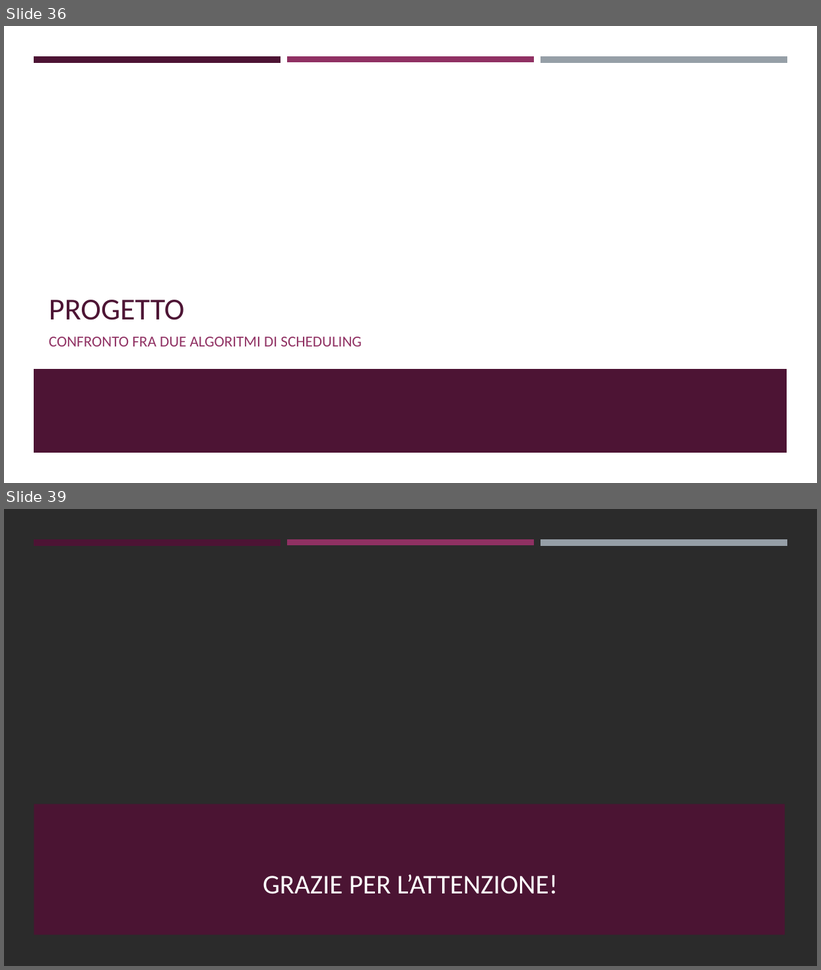
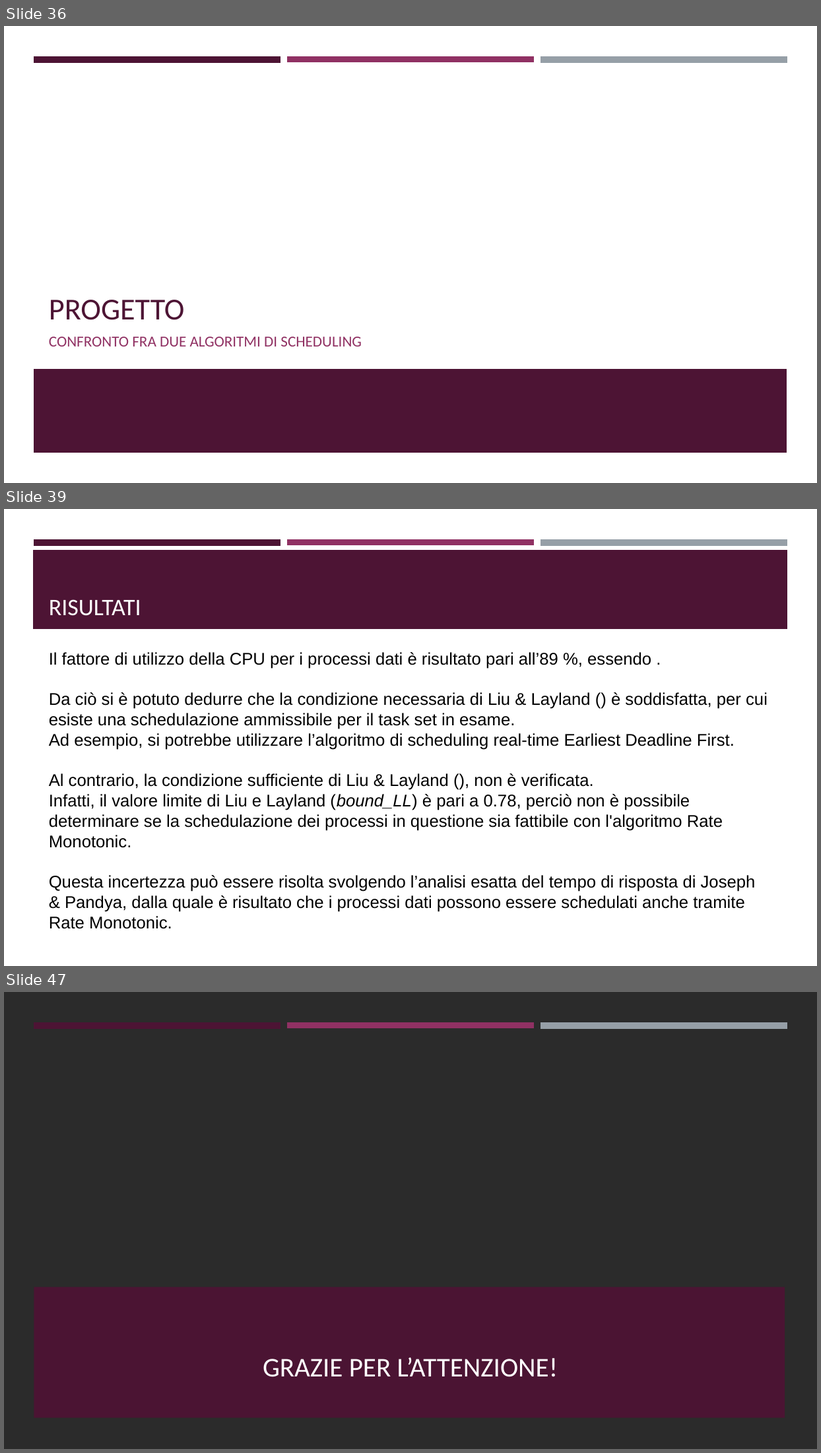
Before and after one commit to ivochan/SchedulingExercise, a slide deck: Algoritmi di scheduling real-time.odp. Shown one above the other, each under a label of ours: slides 36 and 39 before the commit, slides 36, 39 and 47 after it; the slides between them are not shown. The pictures are 821x970 and 821x1453 pixels, drawn with LibreOffice and Linux fonts; fonts in the diff are those of the drawing; background and template pictures are left out; a plain dark background stands for a picture behind light text. Boxes give left, top, right and bottom in pixels: in the first picture for what was removed or moved away, otherwise in the second. Text is boxed around its words. In the diff, an @@ line names an element or a change of style, - is before the commit and + after.

```diff
--- a/Algoritmi di scheduling real-time.odp
+++ b/Algoritmi di scheduling real-time.odp
@@ slide 39 added at [4,509,817,966], background #FFFFFF; not listed: 3 template elements that a slide beside it also shows @@
@@ freeform shape added at [33,550,788,629], fill #4D1434 @@
@@ title added at [49,599,141,616], 28 pt, text #FFFFFF @@
+RISULTATI
@@ text added at [49,652,768,929], 20 pt, text #000000 @@
+Il fattore di utilizzo della CPU per i processi dati è risultato pari all’89 %, essendo .
+Da ciò si è potuto dedurre che la condizione necessaria di Liu & Layland () è soddisfatta, per cui esiste una schedulazione ammissibile per il task set in esame.
+Ad esempio, si potrebbe utilizzare l’algoritmo di scheduling real-time Earliest Deadline First.
+Al contrario, la condizione sufficiente di Liu & Layland (), non è verificata.
+Infatti, il valore limite di Liu e Layland (bound_LL) è pari a 0.78, perciò non è possibile determinare se la schedulazione dei processi in questione sia fattibile con l'algoritmo Rate Monotonic.
+Questa incertezza può essere risolta svolgendo l’analisi esatta del tempo di risposta di Joseph & Pandya, dalla quale è risultato che i processi dati possono essere schedulati anche tramite Rate Monotonic.
@@ what was slide 39 is now slide 47 @@
```
Also in this commit, not shown: 9 other slides added, 2 slides removed, 5 other files.
